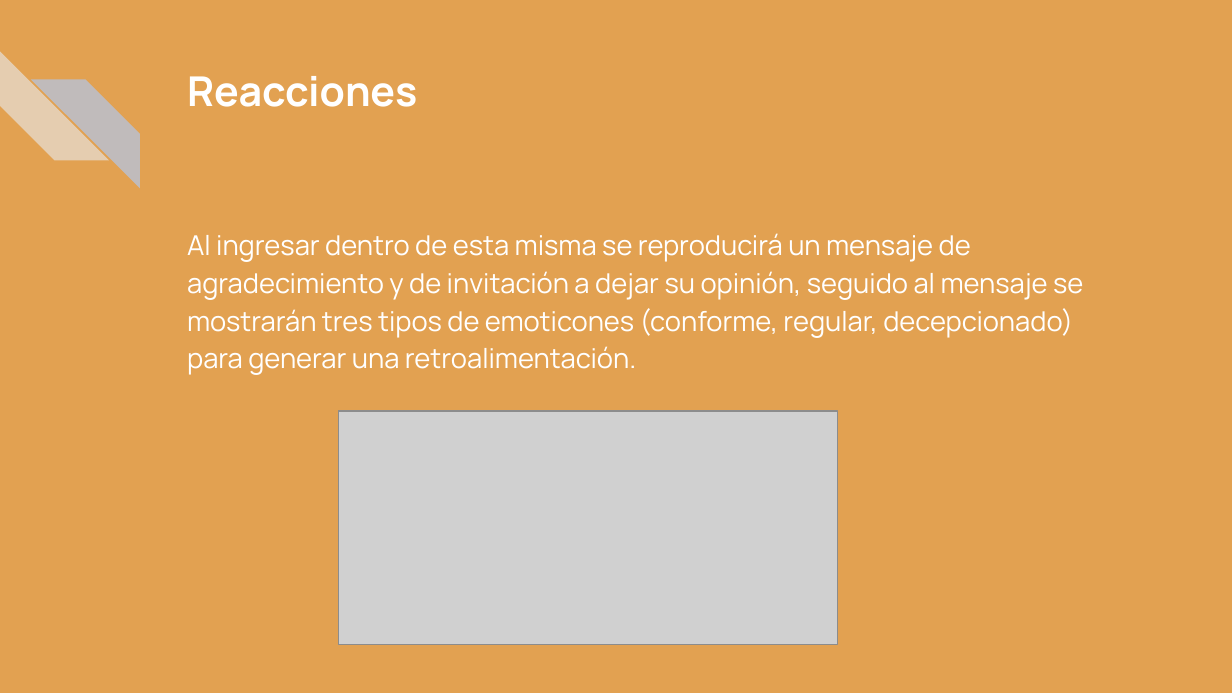
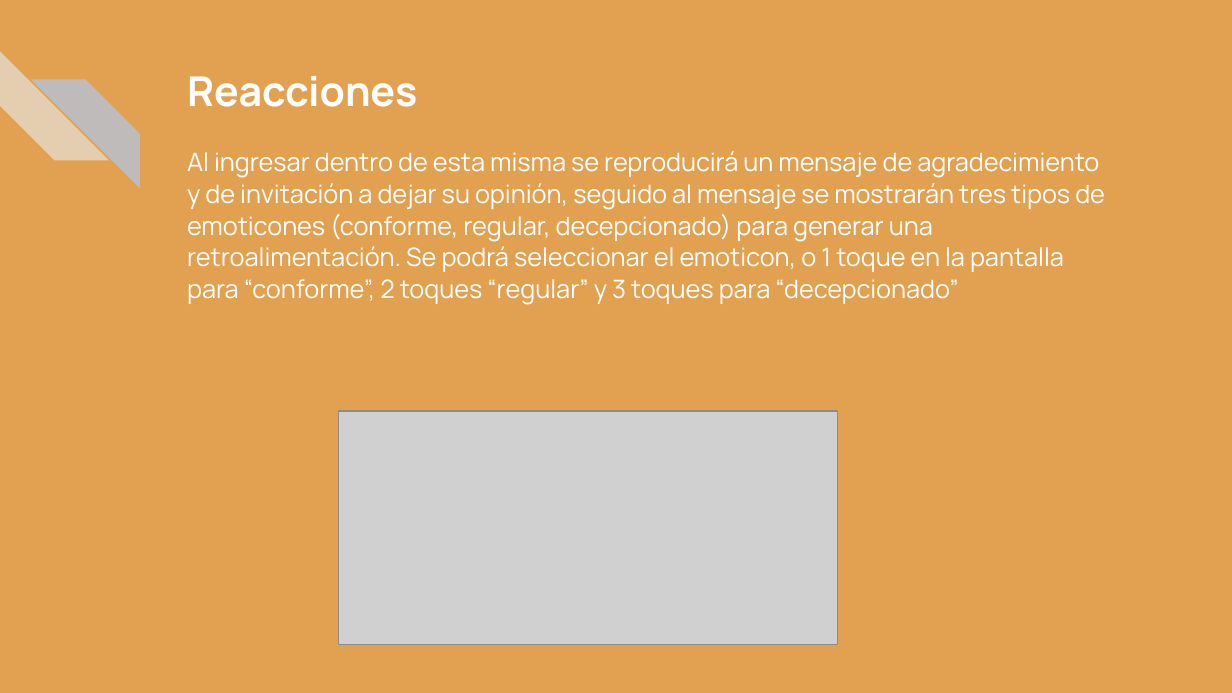
Before and after one commit to jeronimohuincaman/olimpiadas2022jj, a slide deck: slide 8 of documentacion/JJmuseum presentación.pptx. Drawn at 1232x693 pixels with LibreOffice and Linux fonts; fonts in the diff are those of the drawing; grey boxes stand for pictures. Boxes give left, top, right and bottom in pixels: in the first picture for what was removed or moved away, otherwise in the second. Text is boxed around its words. In the diff, an @@ line names an element or a change of style, - is before the commit and + after.

Commit message:
pwd

```diff
--- a/documentacion/JJmuseum presentación.pptx
+++ b/documentacion/JJmuseum presentación.pptx
@@ text at box(187, 151, 1105, 305): text changed; size 16 to 14.8 pt @@
-Al ingresar dentro de esta misma se reproducirá un mensaje de agradecimiento y de invitación a dejar su opinión, seguido al mensaje se mostrarán tres tipos de emoticones (conforme, regular, decepcionado) para generar una retroalimentación.
+Al ingresar dentro de esta misma se reproducirá un mensaje de agradecimiento y de invitación a dejar su opinión, seguido al mensaje se mostrarán tres tipos de emoticones (conforme, regular, decepcionado) para generar una retroalimentación. Se podrá seleccionar el emoticon, o 1 toque en la pantalla para “conforme”, 2 toques “regular” y 3 toques para “decepcionado”
```
Also in this commit, not shown: 2 other slides changed.
